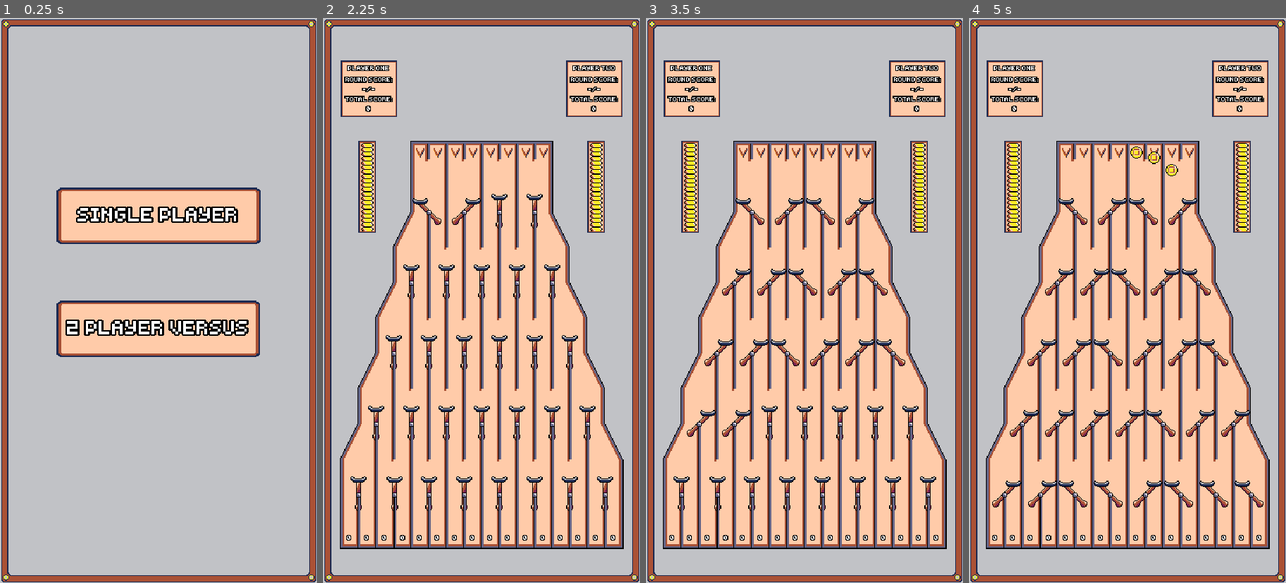
Above: before the commit, frames 1-4 (left to right).
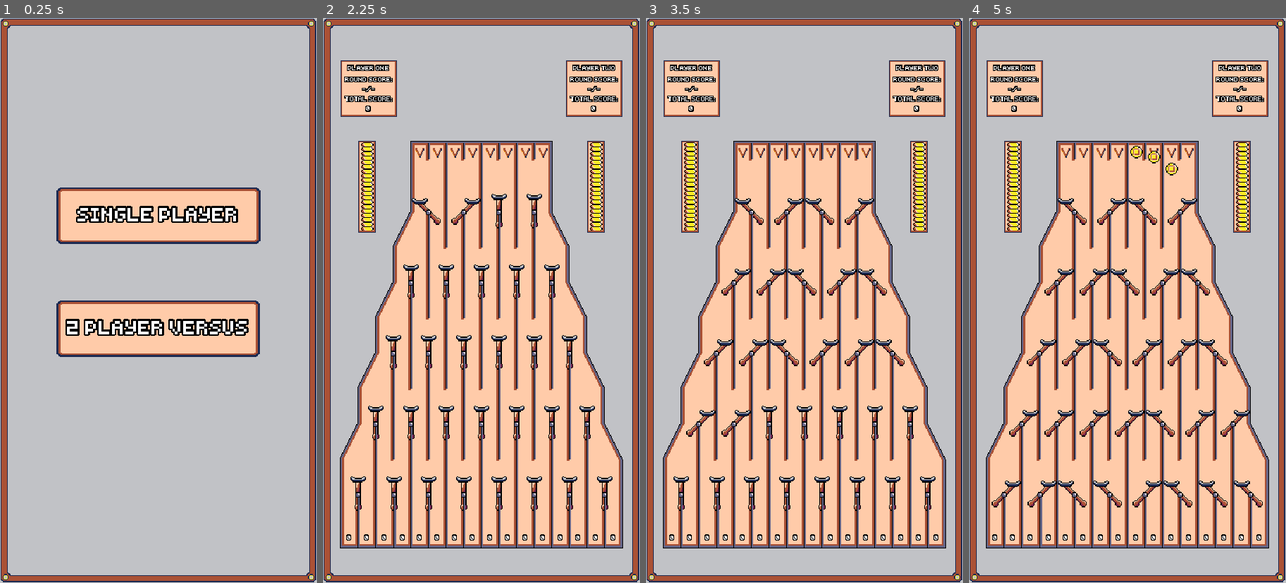
Above: after the commit, the same moments.

Repository: nico-bebop/Coin-Drop
Game: Godot game, scene res://menu/main_menu.tscn
Two runs of this game, one before a commit and one after it. Both use one fixed random seed, a clock stepped at 60 frames per second and the inputs below.
Inputs (mouse positions are in pixels of both pictures, inside the frame that each line leads up to):
- Up to frame 1 (0.25 s): no input
- Up to frame 2 (2.25 s): click "SINGLE PLAYER" at 0.5 s; click "SINGLE PLAYER" at 1.25 s; click "2 PLAYER VERSUS" at 2 s
- Up to frame 3 (3.5 s): move the mouse to (744, 153) at 2.77 s; click (744, 153) at 2.85 s
- Up to frame 4 (5 s): move the mouse to (1083, 153) at 3.52 s; click (1083, 153) at 3.6 s; move the mouse to (1102, 153) at 4.27 s; click (1102, 153) at 4.35 s

The runs differ from the first frame. In frame 1, 2.1% of the frame differs, in the area x 0-100%, y 0-100%; in frame 2, 7.1%; in frame 3, 7.1%; in frame 4, 7.2%.

Commit message:
Slots clickable area bigger

Diff:
--- a/board/interactive_parts/slot.tscn
+++ b/board/interactive_parts/slot.tscn
@@ -28,7 +28,7 @@
 } ]
 
 [sub_resource type="RectangleShape2D" id=1]
-extents = Vector2( 6, 6 )
+extents = Vector2( 8.5, 10 )
 
 [node name="Slot" type="Area2D" groups=["Slots"]]
 collision_mask = 0
@@ -42,7 +42,7 @@
 playing = true
 
 [node name="CollisionShape2D" type="CollisionShape2D" parent="."]
-visible = false
+position = Vector2( -0.5, 0 )
 shape = SubResource( 1 )
 
 [connection signal="input_event" from="." to="." method="_on_Slot_input_event"]
--- a/project.godot
+++ b/project.godot
@@ -25,8 +25,10 @@
 window/size/test_width=720
 window/size/test_height=1280
 window/handheld/orientation="portrait"
-window/stretch/mode="viewport"
+window/stretch/mode="2d"
 window/stretch/aspect="keep"
+window/size/test_height.release=0
+window/size/test_width.release=0
 
 [global]
 
Binary file changed: assets/sprites/game/board.png
